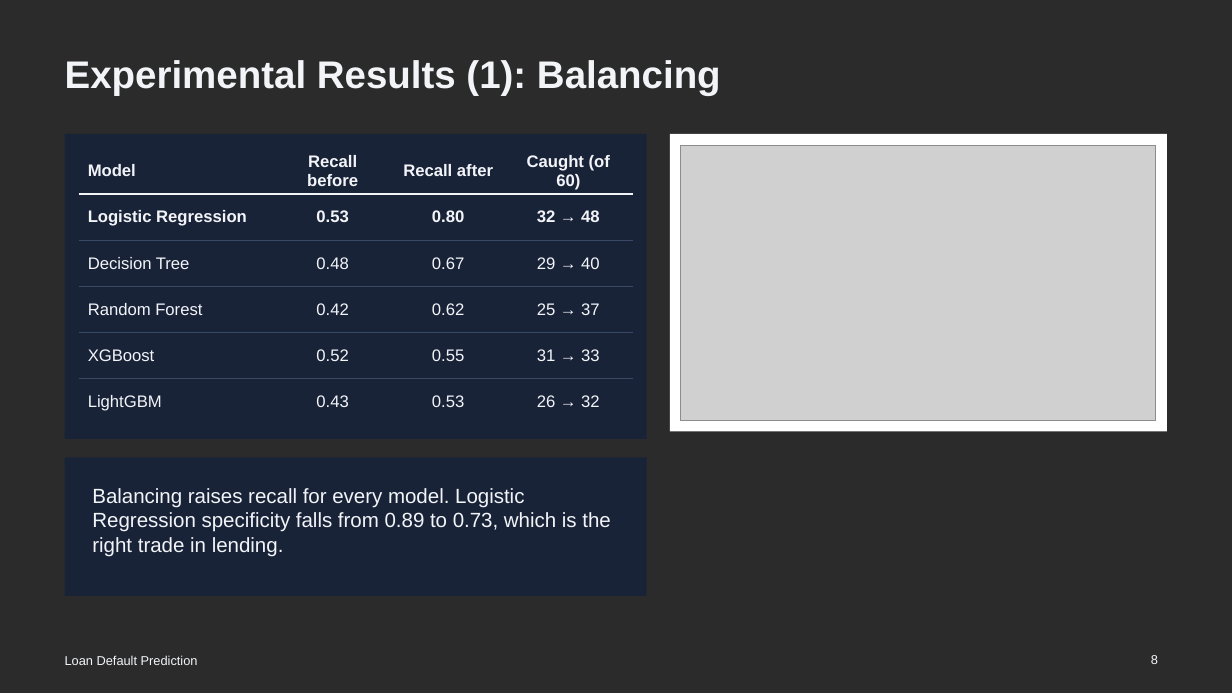
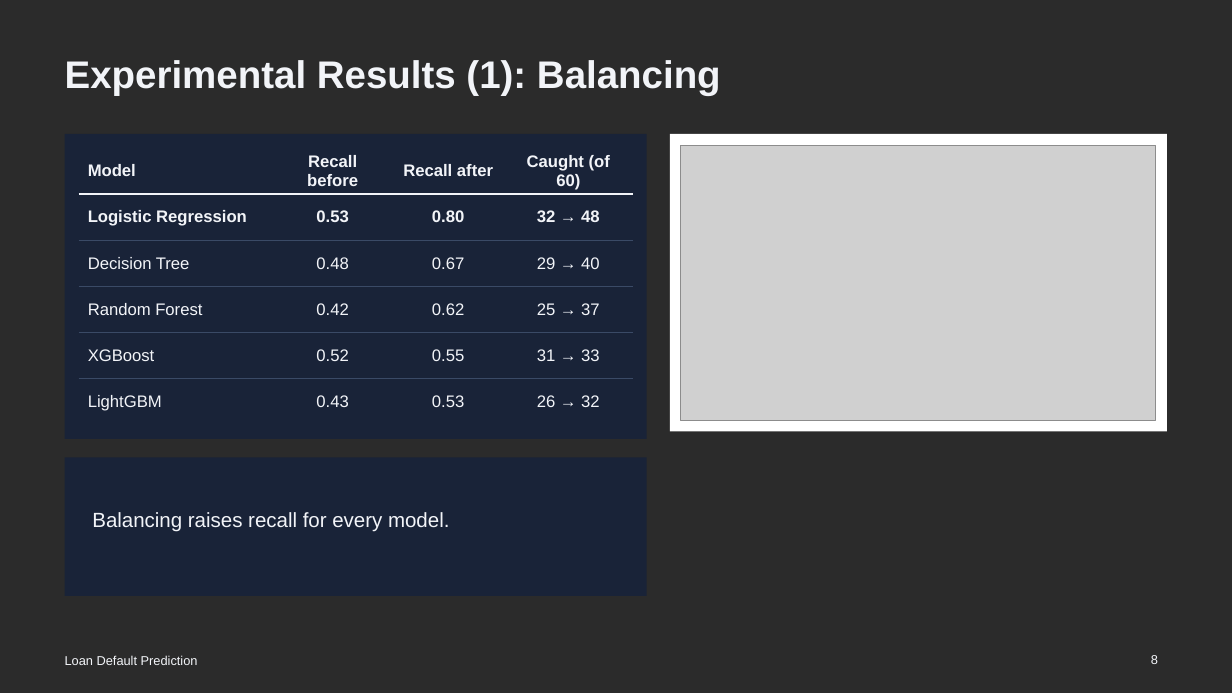
Before and after one commit to AabhasK/Credit-Risk-Predictor, a slide deck: slide 8 of report/ppt.pptx. Drawn at 1232x693 pixels with LibreOffice and Linux fonts; fonts in the diff are those of the drawing; grey boxes stand for pictures; background and template pictures are left out; a plain dark background stands for a picture behind light text. Boxes give left, top, right and bottom in pixels: in the first picture for what was removed or moved away, otherwise in the second. Text is boxed around its words. In the diff, an @@ line names an element or a change of style, - is before the commit and + after.

```diff
--- a/report/ppt.pptx
+++ b/report/ppt.pptx
@@ text at bbox=[92, 512, 449, 532]: text changed @@
-Balancing raises recall for every model. Logistic Regression specificity falls from 0.89 to 0.73, which is the right trade in lending.
+Balancing raises recall for every model.
```
Also in this commit, not shown: 4 other slides changed.
